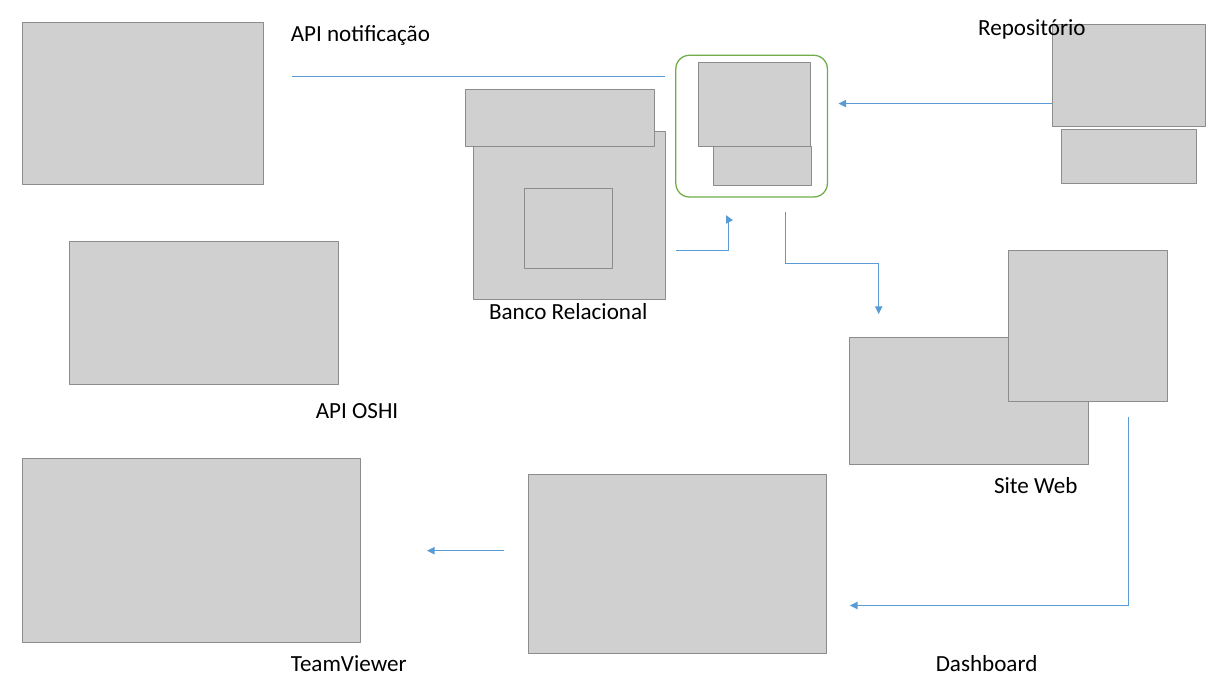
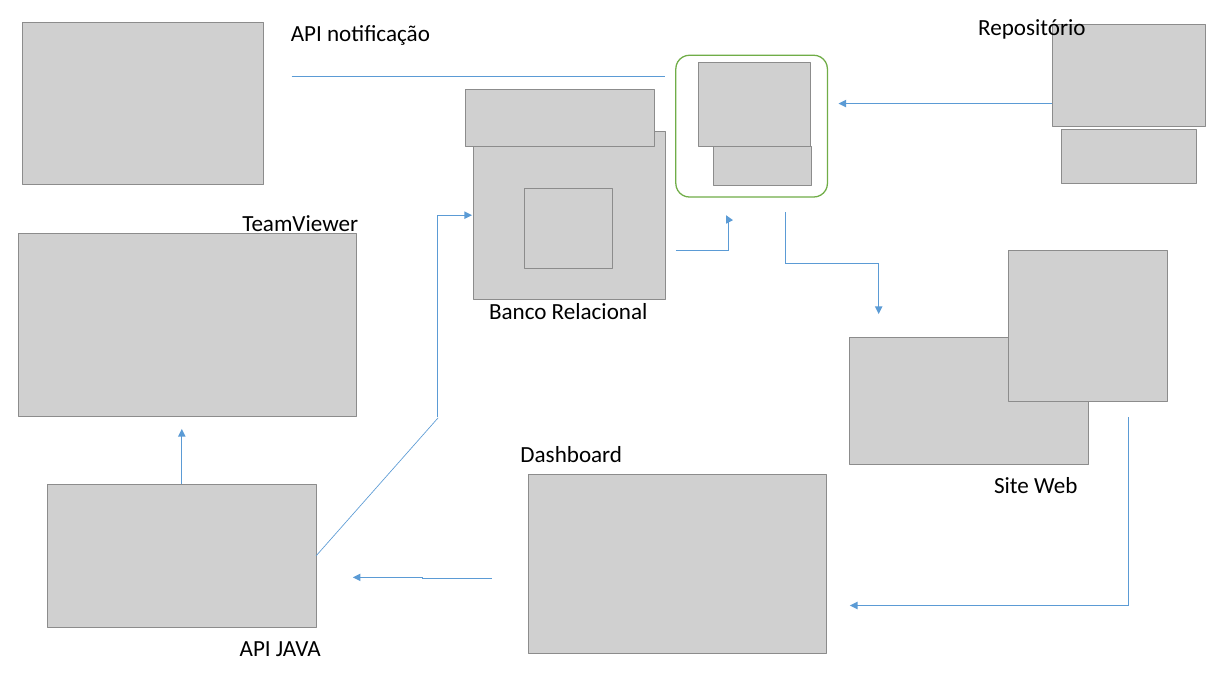
Before and after one commit to Sys-grup/geral, a slide deck: slide 1 of Documentação/Diagrama-Solucao.pptx (slide 2 before the commit). Drawn at 1232x693 pixels with LibreOffice and Linux fonts; fonts in the diff are those of the drawing; grey boxes stand for pictures. Boxes give left, top, right and bottom in pixels: in the first picture for what was removed or moved away, otherwise in the second. Text is boxed around its words. In the diff, an @@ line names an element or a change of style, - is before the commit and + after.

```diff
--- a/Documentação/Diagrama-Solucao.pptx
+++ b/Documentação/Diagrama-Solucao.pptx
@@ text "TeamViewer" rewrapped from <box>291,655,407,671</box> to <box>242,215,358,237</box> @@
@@ picture: place and size @@
-picture at <box>23,458,360,642</box>
+picture at <box>18,233,356,417</box>
@@ elbow arrow added from (438, 417) to (472, 215), #5B9BD5 0.5 pt @@
@@ line added from (316, 555) to (438, 418), #5B9BD5 0.5 pt @@
@@ arrow added from (182, 484) to (182, 429), #5B9BD5 0.5 pt @@
@@ text "Dashboard": place and size @@
-text "Dashboard" at <box>936,655,1038,671</box>
+text "Dashboard" at <box>520,446,622,462</box>
@@ picture: place and size @@
-picture at <box>69,242,338,385</box>
+picture at <box>47,484,316,628</box>
@@ arrow removed from (504, 551) to (427, 551) @@
@@ elbow arrow added from (492, 579) to (353, 578), #5B9BD5 0.5 pt @@
@@ text at <box>240,641,321,656</box>: text changed @@
-API OSHI
+API JAVA
```
Also in this commit, not shown: 1 slide removed, 5 other files.
